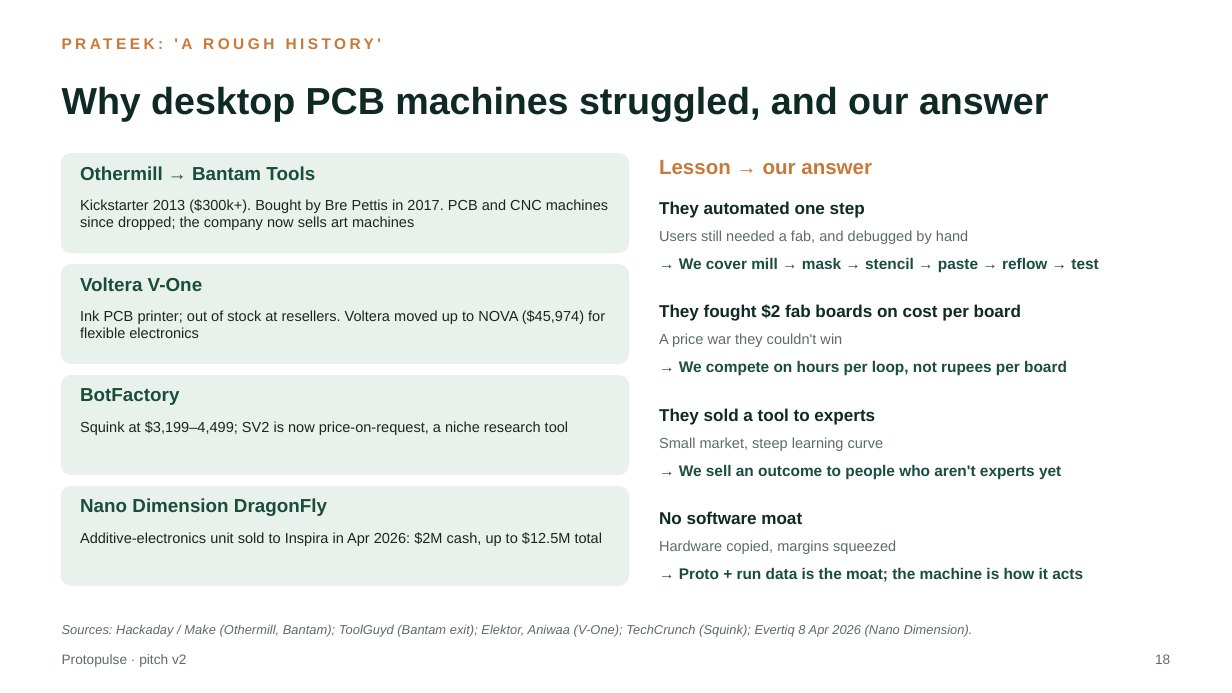
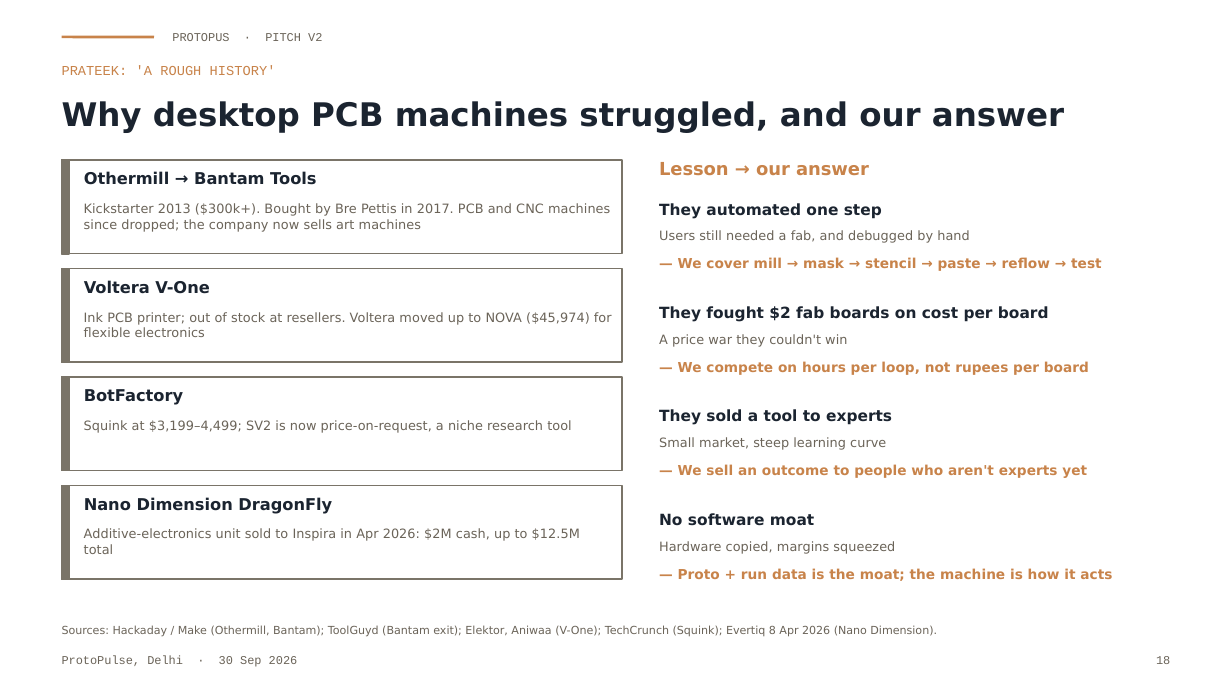
Before and after one commit to Soham-ece/nn, a slide deck: slide 18 of protopulse_murder_board/Protopulse_Pitch_v2.pptx. Drawn at 1232x693 pixels with LibreOffice and Linux fonts; fonts in the diff are those of the drawing. Boxes give left, top, right and bottom in pixels: in the first picture for what was removed or moved away, otherwise in the second. Text is boxed around its words. In the diff, an @@ line names an element or a change of style, - is before the commit and + after.

```diff
--- a/protopulse_murder_board/Protopulse_Pitch_v2.pptx
+++ b/protopulse_murder_board/Protopulse_Pitch_v2.pptx
@@ line added from (62, 37) to (154, 37), #C8834A 1.5 pt @@
@@ text at <box>172,33,322,41</box>: text changed; size 8 to 7 pt; font Arial to Courier New; text colour #5E6B66 to #6B6459 @@
-Protopulse · pitch v2
+PROTOPUS · PITCH V2
@@ text "Why desktop PCB machines struggled, ...": place and size @@
-text "Why desktop PCB machines struggled, ..." at <box>62,86,1048,122</box>
+text "Why desktop PCB machines struggled, ..." at <box>62,101,1064,133</box>
@@ text "Why desktop PCB machines struggled, ..." at <box>62,101,1064,133</box>: size 22 to 19 pt, font Arial to DejaVu Sans, text colour #0F2A22 to #1B2430 @@
@@ text "PRATEEK: 'A ROUGH HISTORY'": place and size @@
-text "PRATEEK: 'A ROUGH HISTORY'" at <box>181,38,192,49</box>
+text "PRATEEK: 'A ROUGH HISTORY'" at <box>62,65,276,75</box>
@@ text "PRATEEK: 'A ROUGH HISTORY'" at <box>62,65,276,75</box>: size 9 to 8 pt, font Arial to Courier New, text colour #C8793A to #C8834A, letter spacing 2 to 0 pt, bold off @@
@@ rounded rectangle removed at <box>62,154,628,253</box> @@
@@ rectangle added at <box>62,160,622,254</box>, fill #FFFFFF, outline #7A7468 0.9 pt @@
@@ rectangle added at <box>62,160,69,254</box>, fill #7A7468, outline #7A7468 1 pt @@
@@ size 11 to 9.5 pt, font Arial to DejaVu Sans, text colour #1B4D3E to #1B2430 in 4 elements at <box>84,389,183,405</box>, <box>84,280,209,294</box>, <box>84,497,332,514</box>, <box>84,171,316,185</box> @@
@@ text "Lesson → our answer" at <box>659,162,869,176</box>: size 12 to 10.5 pt, font Arial to DejaVu Sans, text colour #C8793A to #C8834A @@
@@ rectangle: place and size @@
-rectangle at <box>62,376,628,474</box>
+rectangle at <box>62,269,622,362</box>
@@ rectangle at <box>62,269,622,362</box>: rounded rectangle to rectangle; fill #E8F1EC to #FFFFFF; outline #E8F1EC 1 pt to #7A7468 0.9 pt @@
@@ rounded rectangle removed at <box>62,265,628,363</box> @@
@@ rectangle added at <box>62,269,69,362</box>, fill #7A7468, outline #7A7468 1 pt @@
@@ text at <box>678,257,1102,271</box>: text changed; size 9 to 8 pt; font Arial to DejaVu Sans; text colour #1B4D3E to #C8834A @@
-→ We cover mill → mask → stencil → paste → reflow → test
+— We cover mill → mask → stencil → paste → reflow → test
@@ rectangle added at <box>62,377,622,471</box>, fill #FFFFFF, outline #7A7468 0.9 pt @@
@@ rectangle added at <box>62,377,69,471</box>, fill #7A7468, outline #7A7468 1 pt @@
@@ text at <box>678,361,1089,375</box>: text changed; size 9 to 8 pt; font Arial to DejaVu Sans; text colour #1B4D3E to #C8834A @@
-→ We compete on hours per loop, not rupees per board
+— We compete on hours per loop, not rupees per board
@@ text at <box>678,464,1087,478</box>: text changed; size 9 to 8 pt; font Arial to DejaVu Sans; text colour #1B4D3E to #C8834A @@
-→ We sell an outcome to people who aren't experts yet
+— We sell an outcome to people who aren't experts yet
@@ rounded rectangle removed at <box>62,487,628,585</box> @@
@@ rectangle added at <box>62,485,622,579</box>, fill #FFFFFF, outline #7A7468 0.9 pt @@
@@ rectangle added at <box>62,485,69,579</box>, fill #7A7468, outline #7A7468 1 pt @@
@@ size 8.5 to 7.5 pt, font Arial to DejaVu Sans, text colour #1D2522 to #6B6459 in 4 elements at <box>84,312,612,337</box>, <box>84,420,571,433</box>, <box>84,203,610,232</box>, <box>84,528,580,554</box> @@
@@ size 8.5 to 7.5 pt, font Arial to DejaVu Sans, text colour #5E6B66 to #6B6459 in 4 elements at <box>659,230,969,243</box>, <box>659,334,847,347</box>, <box>659,437,886,450</box>, <box>659,541,895,554</box> @@
@@ size 10 to 9 pt, font Arial to DejaVu Sans, text colour #0F2A22 to #1B2430 in 4 elements at <box>659,203,882,219</box>, <box>659,306,1049,322</box>, <box>659,409,892,425</box>, <box>659,513,814,526</box> @@
@@ text at <box>678,568,1112,581</box>: text changed; size 9 to 8 pt; font Arial to DejaVu Sans; text colour #1B4D3E to #C8834A @@
-→ Proto + run data is the moat; the machine is how it acts
+— Proto + run data is the moat; the machine is how it acts
@@ text "Sources: Hackaday / Make (Othermill, ..." at <box>62,625,937,637</box>: size 7.5 to 6.5 pt, font Arial to DejaVu Sans, text colour #5E6B66 to #6B6459, italic off @@
@@ text added at <box>62,656,298,667</box>, 7 pt, text #6B6459 @@
+ProtoPulse, Delhi · 30 Sep 2026
@@ text "18" at <box>1156,656,1170,664</box>: size 8 to 7 pt, font Arial to Courier New, text colour #5E6B66 to #6B6459 @@
```
Also in this commit, not shown: 29 other slides changed.
